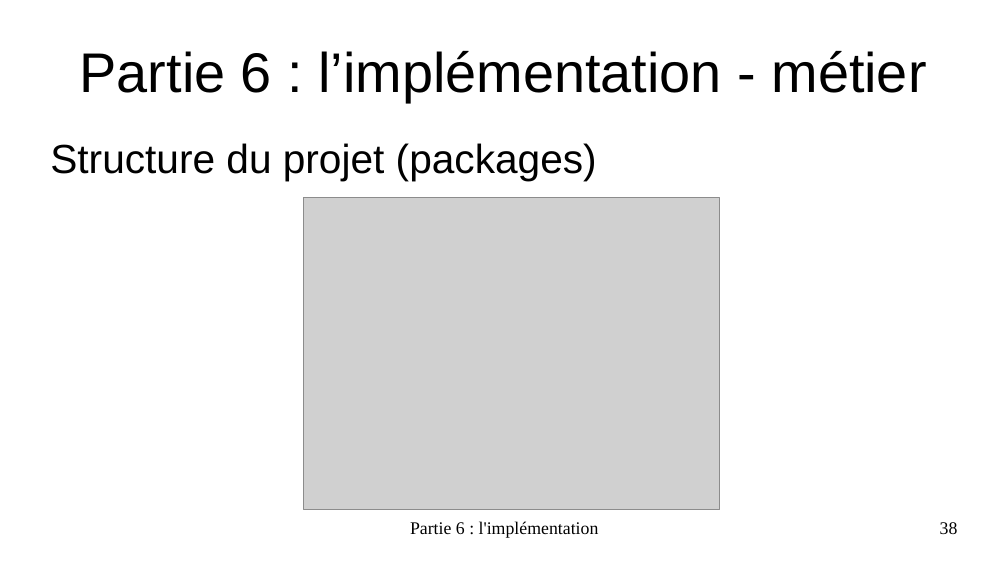
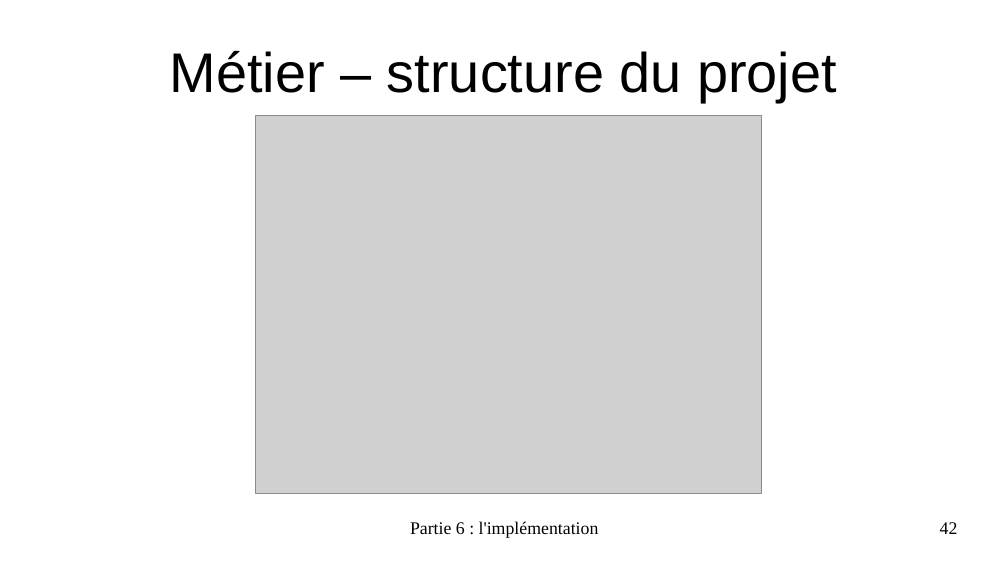
Before and after one commit to EmmaBroudic/Projet-Nooky, a slide deck: slide 42 of doc/Nooky4.odp (slide 38 before the commit). Drawn at 1008x567 pixels with LibreOffice and Linux fonts; fonts in the diff are those of the drawing; grey boxes stand for pictures. Boxes give left, top, right and bottom in pixels: in the first picture for what was removed or moved away, otherwise in the second. Text is boxed around its words. In the diff, an @@ line names an element or a change of style, - is before the commit and + after.

```diff
--- a/doc/Nooky4.odp
+++ b/doc/Nooky4.odp
@@ title at [170, 51, 837, 102]: text changed @@
-Partie 6 : l’implémentation - métier
+Métier – structure du projet
@@ picture: place and size @@
-picture at [304, 198, 721, 510]
+picture at [256, 115, 762, 493]
@@ text removed at [50, 143, 597, 181] @@
-Structure du projet (packages)
@@ page number at [940, 522, 958, 534]: text changed @@
-38
+42
```
Also in this commit, not shown: 23 other slides changed, 12 slides added, 28 other files.
